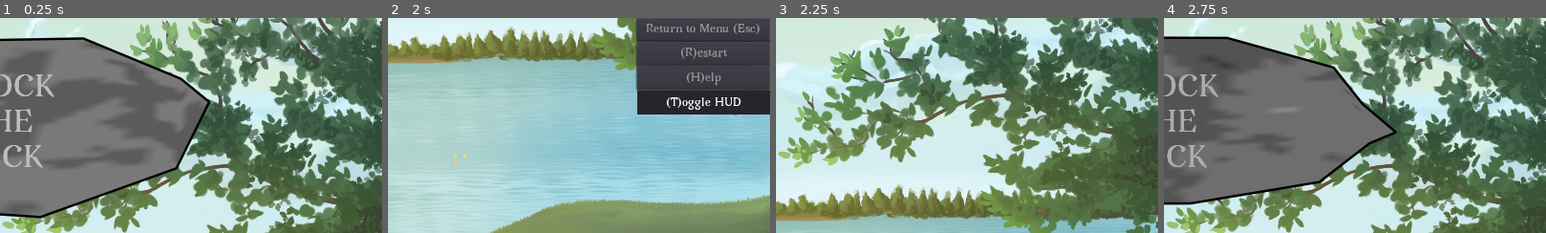
Above: before the commit, frames 1-4 (left to right).
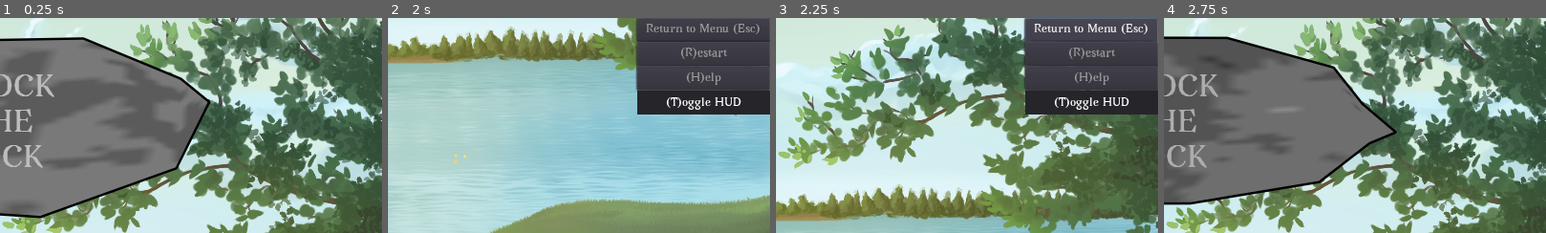
Above: after the commit, the same moments.

Repository: ebrahimebrahim/knock-the-rock
Game: Godot game, scene res://MenuScreen.tscn
The game is run twice, just before and just after one commit, with the same random seed, the same clock (stepped at 60 frames per second) and the same inputs.
Inputs (mouse positions are % of the whole screen's width and height, from its top left):
- Up to frame 1 (0.25 s): no input
- Up to frame 2 (2 s): click "Sandbox" at 0.5 s; move the mouse to (72, 45) at 1.27 s; press the mouse at (72, 45) at 1.28 s
- Up to frame 3 (2.25 s): release the mouse at (72, 45) at 2 s; click "Return to Menu (Esc)" at 2 s
- Up to frame 4 (2.75 s): no input
The pictures show only the part of the screen within x 50-100%, y 0-50%; the shares and areas given below are measured in that part.

Frames 1-2 are identical in both runs. In frame 3, 14% of the frame differs, in the area x 64-100%, y 0-45%; in frame 4, nothing differs.

Commit message:
fix scrolling bg bug
this is the bug i mentioned in the description of
commit 04ffe81df7e8b000f490dd16b284f26e3a5b5aa3

Diff:
--- a/ktr/GameBase.gd
+++ b/ktr/GameBase.gd
@@ -76,7 +76,7 @@
 
 func scroll_bg(scene):
 	for child in get_children():
-		if child.name != "bg": child.queue_free()
+		if child.name != "bg" and child is Node2D : child.visible = false
 	scrolling_bg = true
 	change_scene_to = scene
 
